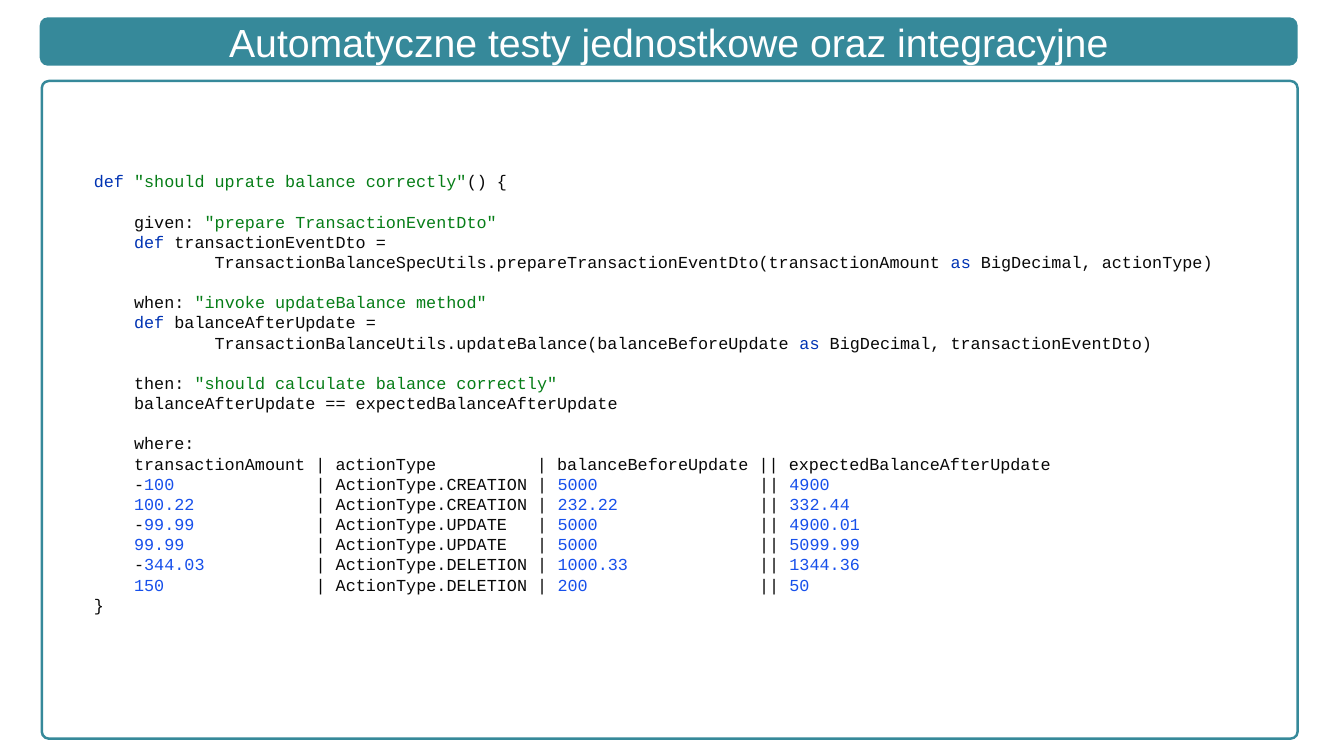
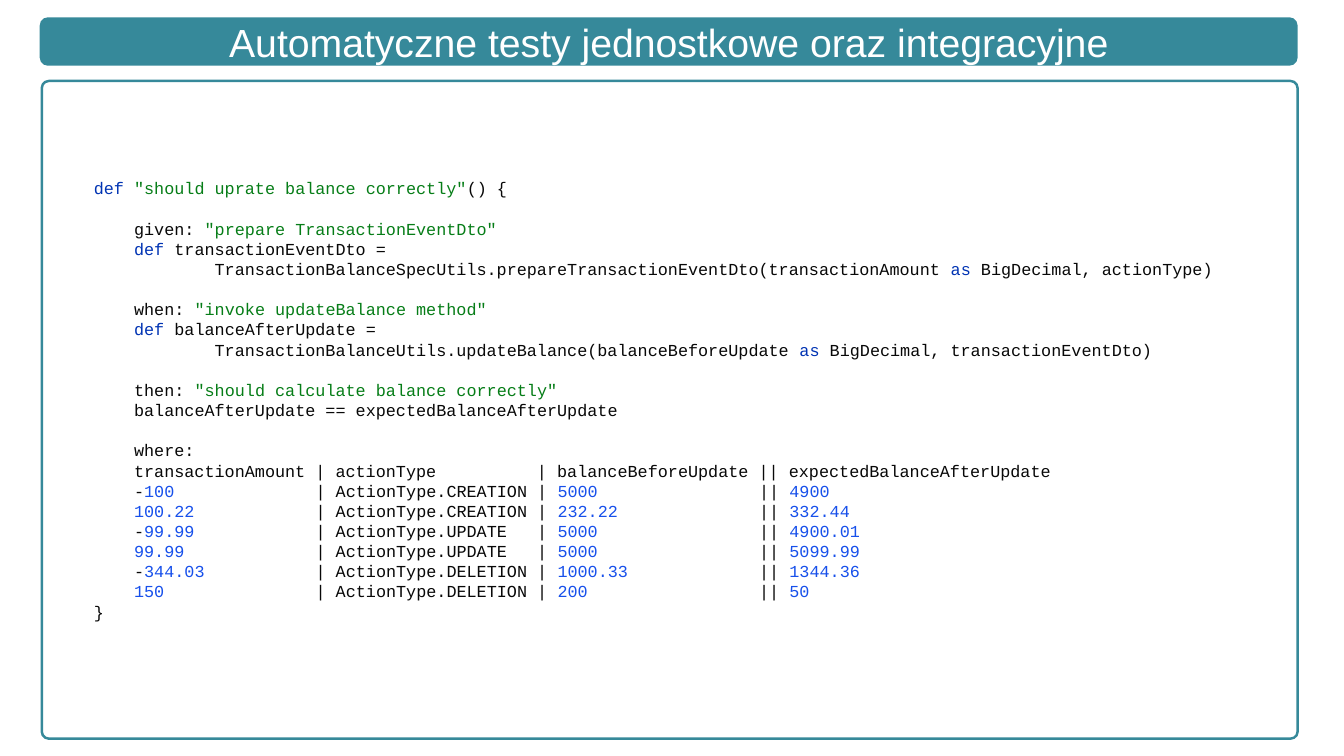
Before and after one commit to lukaszse/praca-dyplomowa, a slide deck: slide 8 of Obrona/Prezentacja.pptx. Drawn at 1344x756 pixels with LibreOffice and Linux fonts; fonts in the diff are those of the drawing. Boxes give left, top, right and bottom in pixels: in the first picture for what was removed or moved away, otherwise in the second. Text is boxed around its words. In the diff, an @@ line names an element or a change of style, - is before the commit and + after.

```diff
--- a/Obrona/Prezentacja.pptx
+++ b/Obrona/Prezentacja.pptx
@@ text "def "should uprate balance correctly"() ...": place and size @@
-text "def "should uprate balance correctly"() ..." at box(94, 175, 1213, 595)
+text "def "should uprate balance correctly"() ..." at box(94, 182, 1213, 601)
```
Also in this commit, not shown: 4 other slides changed.
